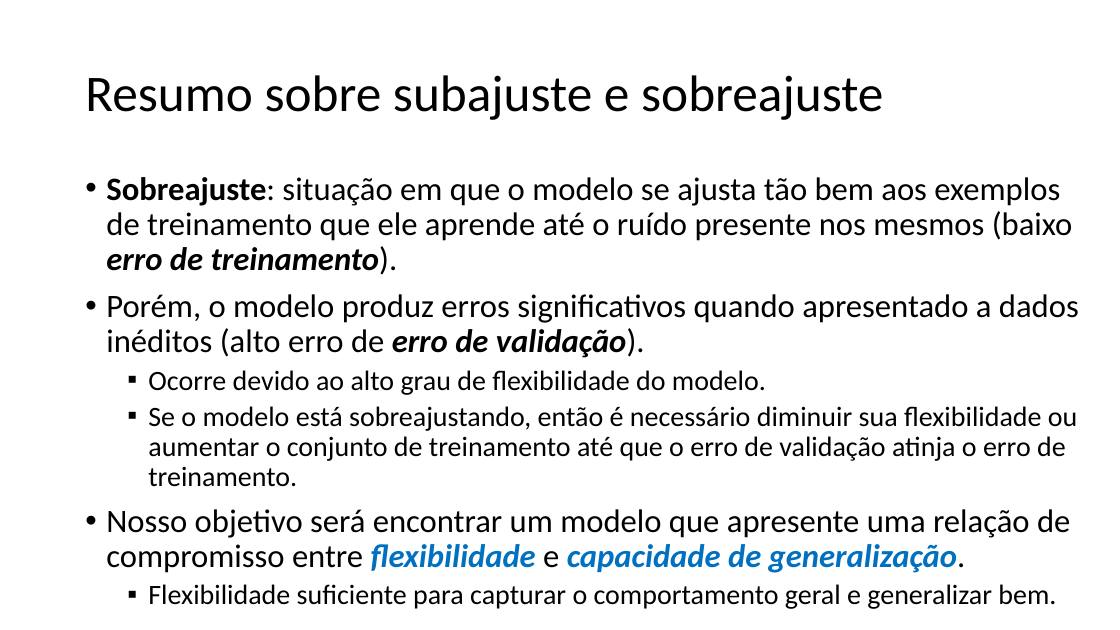
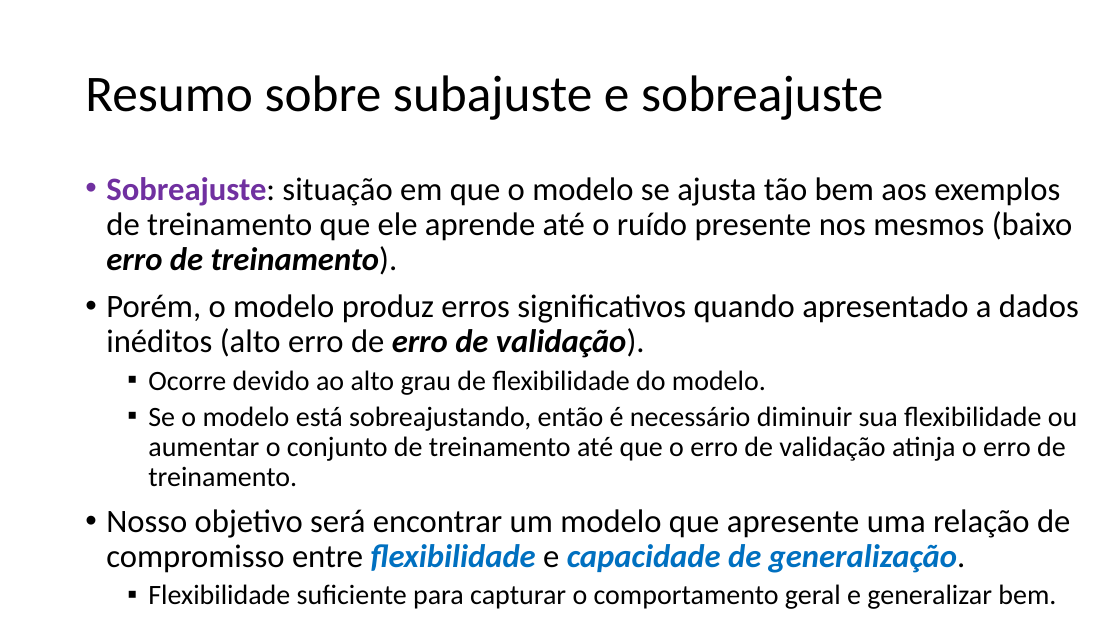
Before and after one commit to zz4fap/t319_aprendizado_de_maquina, a slide deck: slide 23 of slides/T319_Regressão_Linear (Parte IV).pptx. Drawn at 1120x630 pixels with LibreOffice and Linux fonts; fonts in the diff are those of the drawing. Boxes give left, top, right and bottom in pixels: in the first picture for what was removed or moved away, otherwise in the second. Text is boxed around its words. In the diff, an @@ line names an element or a change of style, - is before the commit and + after.

```diff
--- a/slides/T319_Regressão_Linear (Parte IV).pptx
+++ b/slides/T319_Regressão_Linear (Parte IV).pptx
@@ text at (x1=106, y1=177, x2=1073, y2=275): text colour #000000 to #7030A0 in "Sobreajuste:" @@
```
Also in this commit, not shown: 8 other slides changed, 1 other file.
